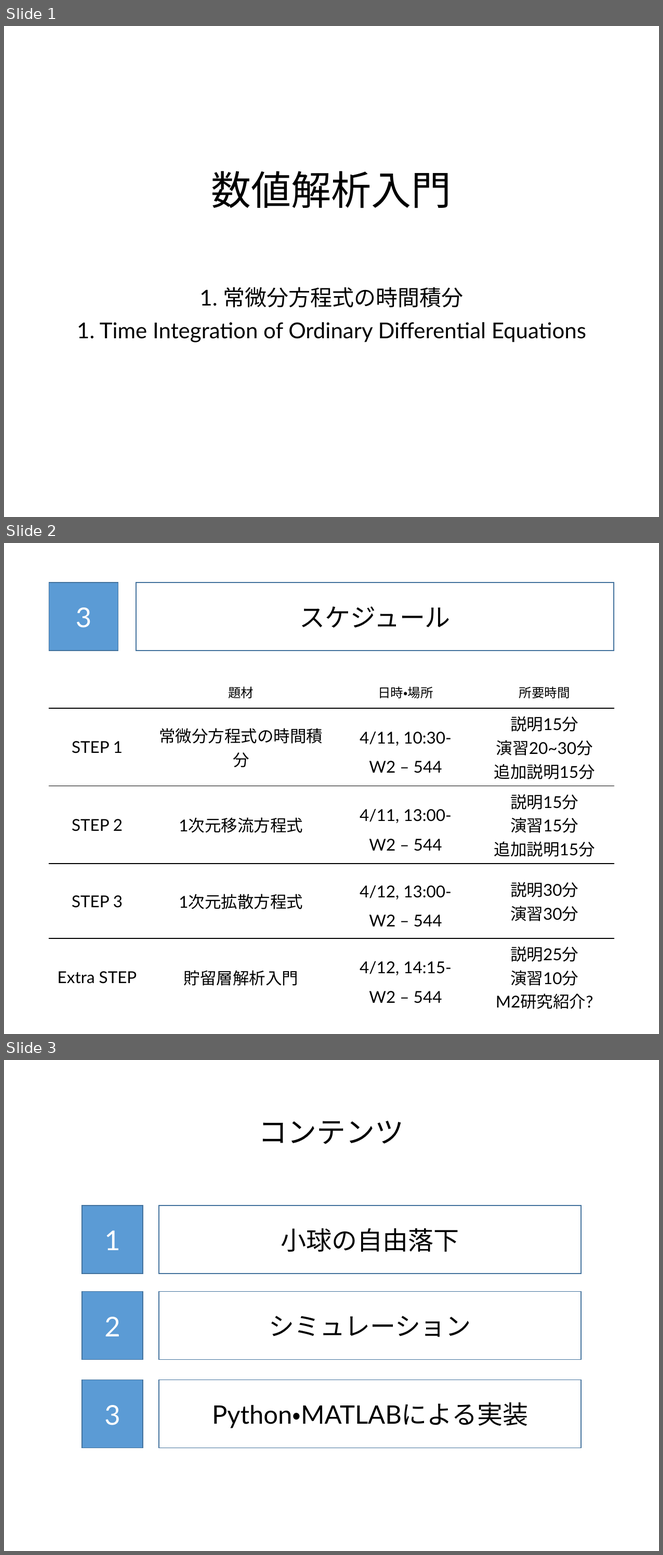
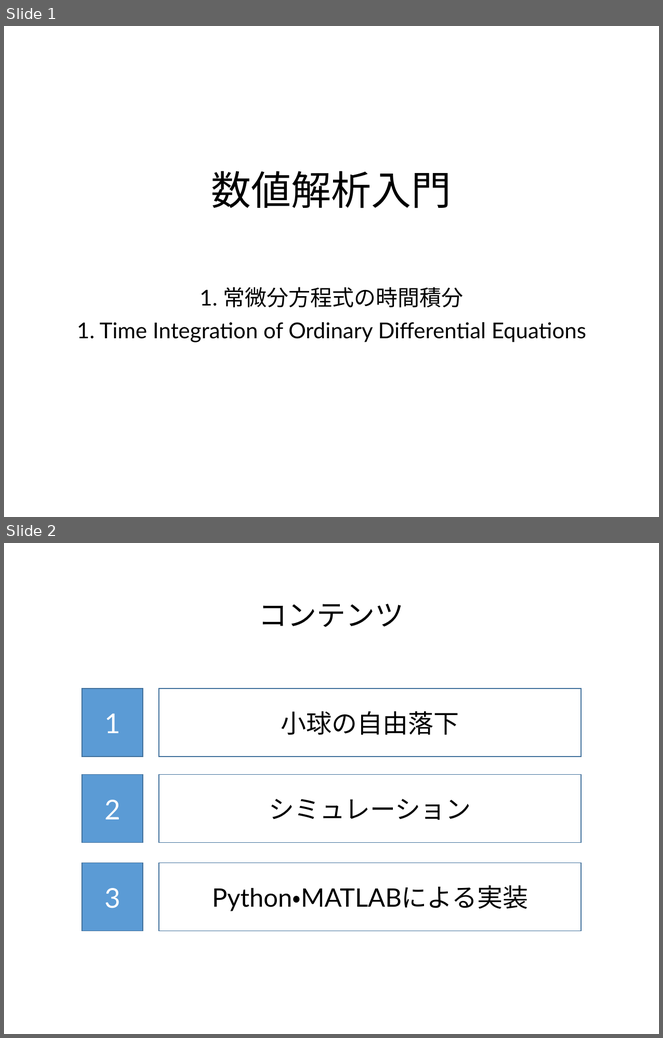
Before and after one commit to te288/intro_to_NA2022, a slide deck: pptx/01_常微分方程式の時間微分（基礎）.pptx. Shown one above the other, each under a label of ours: slides 1, 2 and 3 before the commit, slides 1 and 2 after it. The pictures are 663x1555 and 663x1038 pixels, drawn with LibreOffice and Linux fonts; fonts in the diff are those of the drawing. Boxes give left, top, right and bottom in pixels: in the first picture for what was removed or moved away, otherwise in the second. Text is boxed around its words. In the diff, an @@ line names an element or a change of style, - is before the commit and + after.

```diff
--- a/pptx/01_常微分方程式の時間微分（基礎）.pptx
+++ b/pptx/01_常微分方程式の時間微分（基礎）.pptx
@@ slide 2 removed at (4,543,659,1034), background #FFFFFF @@
@@ rectangle removed at (49,583,118,651) @@
-3
@@ rectangle removed at (137,583,614,651) @@
-スケジュール
@@ table removed at (49,676,614,1012), 5 rows, 4 columns @@
- | 題材 | 日時・場所 | 所要時間
-STEP 1 | 常微分方程式の時間積分 | 4/11, 10:30- / W2 – 544 | 説明15分 / 演習20~30分 / 追加説明15分
-STEP 2 | 1次元移流方程式 | 4/11, 13:00- / W2 – 544 | 説明15分 / 演習15分 / 追加説明15分
-STEP 3 | 1次元拡散方程式 | 4/12, 13:00- / W2 – 544 | 説明30分 / 演習30分
-Extra STEP | 貯留層解析入門 | 4/12, 14:15- / W2 – 544 | 説明25分 / 演習10分 / M2研究紹介?
@@ what was slide 3 is now slide 2 @@
```
Also in this commit, not shown: 10 other files.
